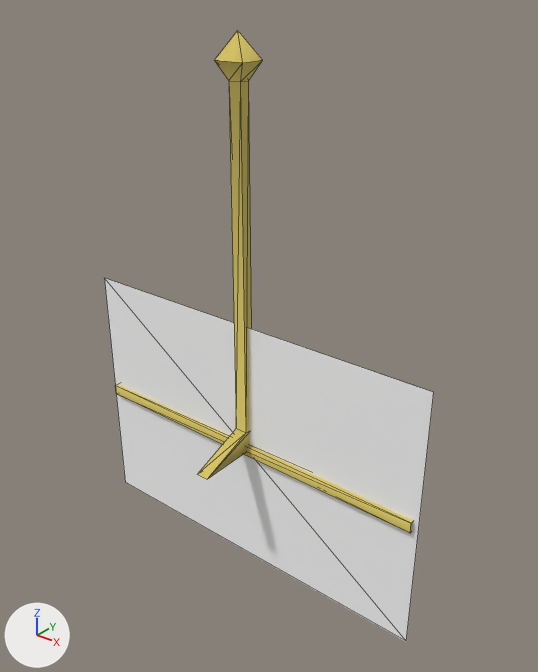
Before and after pictures for a commit that changed the glTF model public/3d/item/model__item__room.ofs_4423_0/4423wall_r.gltf.
The view is the same before and after, from a 50 mm lens placed at (1.92, -2.22, 2.01), pointed at (0.09, 0.07, 0.59). Every picture has the same lights, and +X, +Y and +Z are marked at lower left. The older version comes first. Mesh edges are drawn as thin lines.

In view in the first picture: '4423wall_r'.
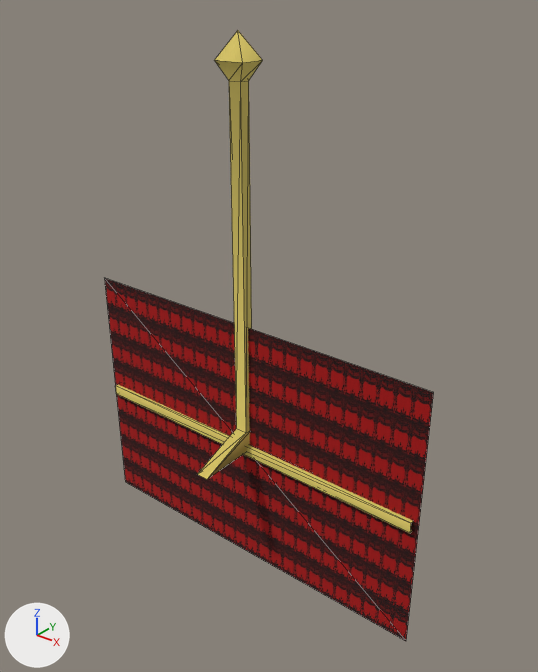
Changed parts and their boxes [x1, y1, x2, y2] in the pictures (538 x 672 px):
'4423wall_r', surface changed (white to red): [105, 278, 434, 641] in both

Diff of the bpy script that builds the scene:
```diff
--- a/public/3d/item/model__item__room.ofs_4423_0/4423wall_r.gltf.py
+++ b/public/3d/item/model__item__room.ofs_4423_0/4423wall_r.gltf.py
@@ img_r_wall00_c @@
+img_r_wall00_c = load_image('r_wall00_c', '_unpacked/r_wall00_c', 64, 64, 'sRGB')
@@ mat_home_01wa @@
 mat_home_01wa = principled_material('home_01wa')
-mat_home_01wa.base_color = (1.0, 1.0, 1.0)  # white #ffffff
+mat_home_01wa.texture = img_r_wall00_c
 mat_home_01wa.roughness = 1.0
```
